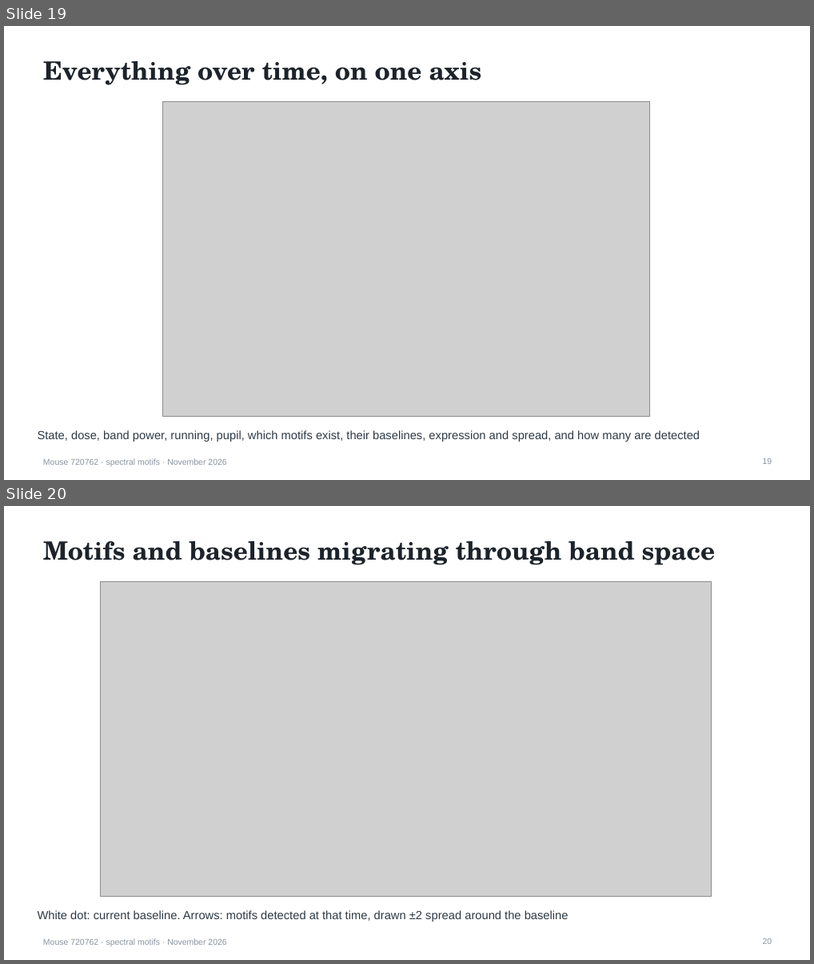
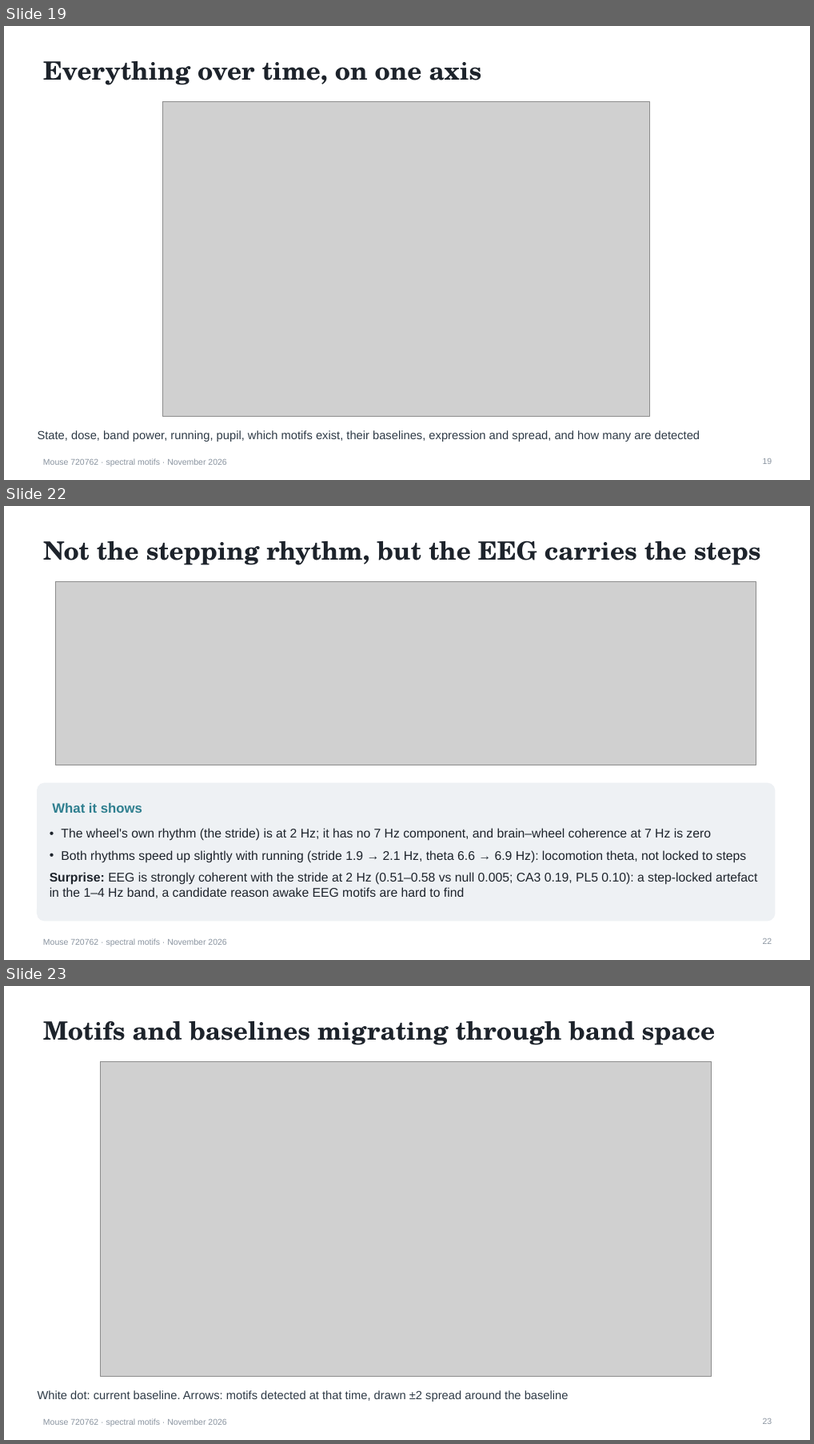
Before and after one commit to saasberkeley/dc-allen, a slide deck: data/out/2026-11-10_report/motif_tracking_report.pptx. Shown one above the other, each under a label of ours: slides 19 and 20 before the commit, slides 19, 22 and 23 after it; the slides between them are not shown. The pictures are 814x964 and 814x1444 pixels, drawn with LibreOffice and Linux fonts; fonts in the diff are those of the drawing; grey boxes stand for pictures. Boxes give left, top, right and bottom in pixels: in the first picture for what was removed or moved away, otherwise in the second. Text is boxed around its words. In the diff, an @@ line names an element or a change of style, - is before the commit and + after.

```diff
--- a/data/out/2026-11-10_report/motif_tracking_report.pptx
+++ b/data/out/2026-11-10_report/motif_tracking_report.pptx
@@ slide 22 added at bbox=[4, 506, 810, 960], background #FFFFFF; not listed: 1 template element that a slide beside it also shows @@
@@ title added at bbox=[43, 541, 762, 565], 30 pt, text #1D232B, bold @@
+Not the stepping rhythm, but the EEG carries the steps
@@ picture added at bbox=[55, 582, 757, 765] @@
@@ rounded rectangle added at bbox=[38, 783, 775, 920], fill #EEF1F4, outline #EEF1F4 1 pt @@
@@ text added at bbox=[52, 803, 142, 812], 16 pt, text #2F7F8F, bold @@
+What it shows
@@ text added at bbox=[50, 828, 758, 898], 15 pt, text #1D232B @@
+• The wheel's own rhythm (the stride) is at 2 Hz; it has no 7 Hz component, and brain–wheel coherence at 7 Hz is zero
+• Both rhythms speed up slightly with running (stride 1.9 → 2.1 Hz, theta 6.6 → 6.9 Hz): locomotion theta, not locked to steps
+• Surprise: EEG is strongly coherent with the stride at 2 Hz (0.51–0.58 vs null 0.005; CA3 0.19, PL5 0.10): a step-locked artefact in the 1–4 Hz band, a candidate reason awake EEG motifs are hard to find
@@ page number added at bbox=[763, 938, 773, 944], 10 pt, text #8A94A0 @@
+22
@@ what was slide 20 is now slide 23 @@
@@ page number at bbox=[763, 1418, 773, 1424]: text changed @@
-20
+23
```
Also in this commit, not shown: 1 slide changed, 2 other slides added, 9 other files.
